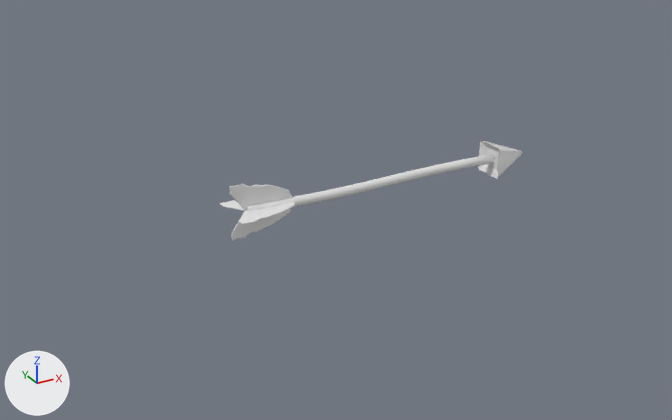
One commit to the FBX model Assets/_DefendTheFactory/_Sandbox/Rafal/Models/Arrow/stylisedArrow.fbx: the scene before it, then after it.
One viewpoint serves both versions: a 50 mm camera at (-0.455, -0.729, 0.345) aimed at (-0.045, 0.016, -0.028). The axes (+X, +Y, +Z) are drawn at lower left. The lights are the same throughout. The older version comes first. Where no turn or scale is listed for an object, it has been applied to the vertices.

Before the edit, the objects in view are built like this:
```python
me_cylinder_011 = bpy.data.meshes.new('Cylinder.011')
me_cylinder_011.from_pydata(...)  # 1941 vertices, 1807 faces; spans x -0.664..-0.326, y -0.527..-0.473, z -0.027..0.027
ob_cylinder_006 = bpy.data.objects.new('Cylinder.006', me_cylinder_011)
ob_cylinder_006.location = (0.5, 0.5, 0.0)
```
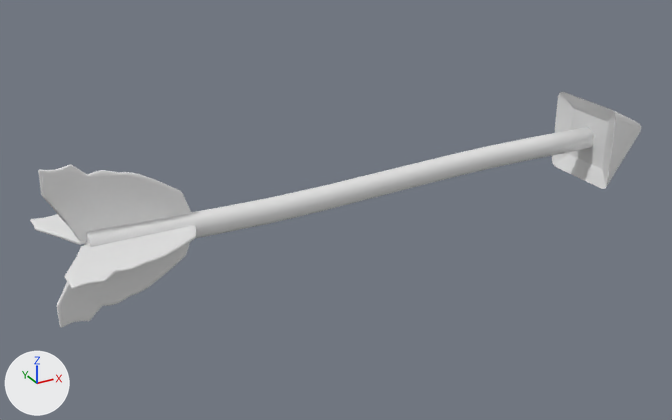
The change, as a list of edits to the scene's bpy script:
```text
Change me_cylinder_011:
    used by ob_cylinder_006; location = (0.5, 0.5, 0.0)
    remove me_cylinder_011.from_pydata(...)  # 1941 vertices, 1807 faces; spans x -0.664..-0.326, y -0.527..-0.473, z -0.027..0.027
    add me_cylinder_011.from_pydata(...)  # 1893 vertices, 1765 faces; spans x -0.327..0.347, y -0.074..0.074, z -0.074..0.074
    me_cylinder_011 part 1: the loose piece of 454 vertices spanning x -0.664..-0.6, y -0.499..-0.473, z -0.001..0.001 is scaled about its middle by (2, -2.7, 2.7), then moved by (0.368, 0.447, 0.0)
    me_cylinder_011 part 2: the loose piece of 454 vertices spanning x -0.664..-0.6, y -0.527..-0.501, z -0.001..0.001 is scaled about its middle by (2, -2.7, 2.7), then moved by (0.368, 0.553, 0.0)
    me_cylinder_011 part 3: the loose piece of 29 vertices spanning x -0.371..-0.326, y -0.517..-0.483, z -0.017..0.017 is scaled about its middle by (2, 2.7, 2.7), then moved by (0.651, 0.5, 0.0)
    me_cylinder_011 part 4: the loose piece of 454 vertices spanning x -0.664..-0.6, y -0.501..-0.499, z 0.001..0.027 is scaled about its middle by (2, 2.7, 2.7), then moved by (0.368, 0.5, 0.024)
    me_cylinder_011 part 5: the loose piece of 454 vertices spanning x -0.664..-0.6, y -0.501..-0.499, z -0.027..-0.001 is scaled about its middle by (2, 2.7, 2.7), then moved by (0.368, 0.5, -0.024)
    me_cylinder_011 part 6: a new loose piece of 48 vertices spanning x -0.296..0.309, y -0.011..0.017, z -0.019..0.013
    me_cylinder_011 part 7: the loose piece of 96 vertices spanning x -0.648..-0.345, y -0.505..-0.493, z -0.007..0.005 is deleted
Change ob_cylinder_006:
    ob_cylinder_006.location: (0.5, 0.5, 0.0) -> (0.0, 0.0, 0.0)
```

Boxes [x1, y1, x2, y2] around the edits, measured in the pictures (672 x 420 px; the box of a moved part takes in the faces that stretch with it):
'Cylinder.006', reshaped, moved (102% wider, 135% taller)
    before: [220, 140, 522, 240]
    after: [30, 92, 641, 328]
part 1 of me_cylinder_011, moved or reshaped
    before: [220, 200, 246, 211]
    after: [65, 226, 196, 289]
part 2 of me_cylinder_011, moved or reshaped
    before: [239, 202, 295, 225]
    after: [30, 214, 86, 245]
part 3 of me_cylinder_011, moved or reshaped
    before: [478, 140, 522, 178]
    after: [552, 92, 641, 189]
part 4 of me_cylinder_011, moved or reshaped
    before: [229, 183, 293, 210]
    after: [38, 164, 191, 242]
part 5 of me_cylinder_011, moved or reshaped
    before: [232, 208, 291, 240]
    after: [57, 242, 190, 328]
part 6 of me_cylinder_011, added
    after: [84, 127, 594, 247]
part 7 of me_cylinder_011, deleted
    before: [245, 154, 494, 211]
